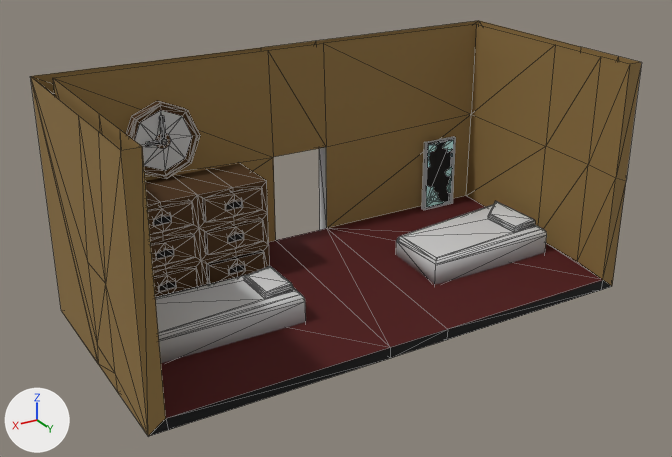
The FBX model Assets/Resources/Models/myhome2.FBX: old version first, new version second.
Camera for both pictures: a camera (50 mm lens) standing at (22.6, 36.8, 28.2) and looking at (0.7, 0.4, 10.0). Lighting does not change. The marker at lower left points along +X, +Y and +Z. Mesh edges are drawn as thin lines. Where no turn or scale is listed for an object, it has been applied to the vertices. Vertices at the same position are counted once.
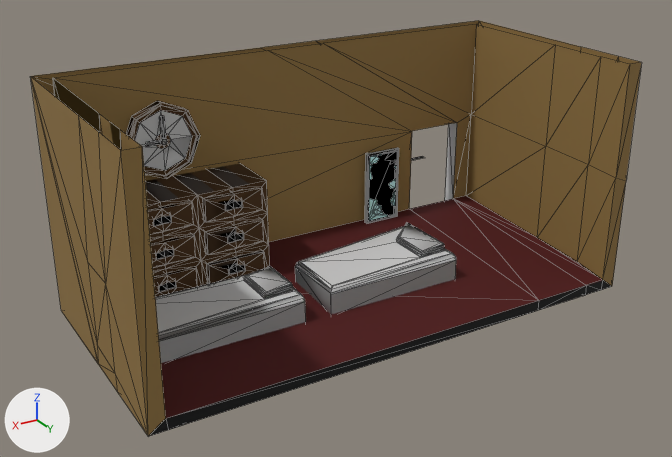
What differs and where, as boxes [x1, y1, x2, y2] in the pictures (672 x 457 px; the box of a moved part takes in the faces that stretch with it):
part 1 of me_mesh, moved or reshaped: before [396, 201, 547, 285]; after [295, 223, 456, 314]
part 2 of me_mesh, moved or reshaped: before [422, 137, 456, 210]; after [365, 148, 399, 223]
part 3 of me_mesh, moved or reshaped: [31, 20, 603, 430] in both

Edits to the bpy script that builds the scene:
```text
Change me_mesh:
    where me_mesh.from_pydata(...)  # 671 vertices, 1215 faces; spans x -13.0..13.0, y -6.2..6.2, z -6.5..5.6
    used by ob_box008; location = (0.0, 0.0, 12.19)
    me_mesh part 1: the loose piece of 48 vertices spanning x -11.5..-3.9, y -2.1..2.6, z -5.7..-3.7 is moved by (6.2, 0.0, 0.0)
    me_mesh part 2: the loose piece of 138 vertices spanning x -10.7..-8.6, y -5.1..-4.9, z -5.0..-0.8 is moved by (4.1, 0.0, 0.0)
    me_mesh part 3: all 16 vertices in x -2.1..1.3, y -6.2..6.2, z -6.5..-0.1 are moved by (-9.0, 0.0, 0.0)
```
